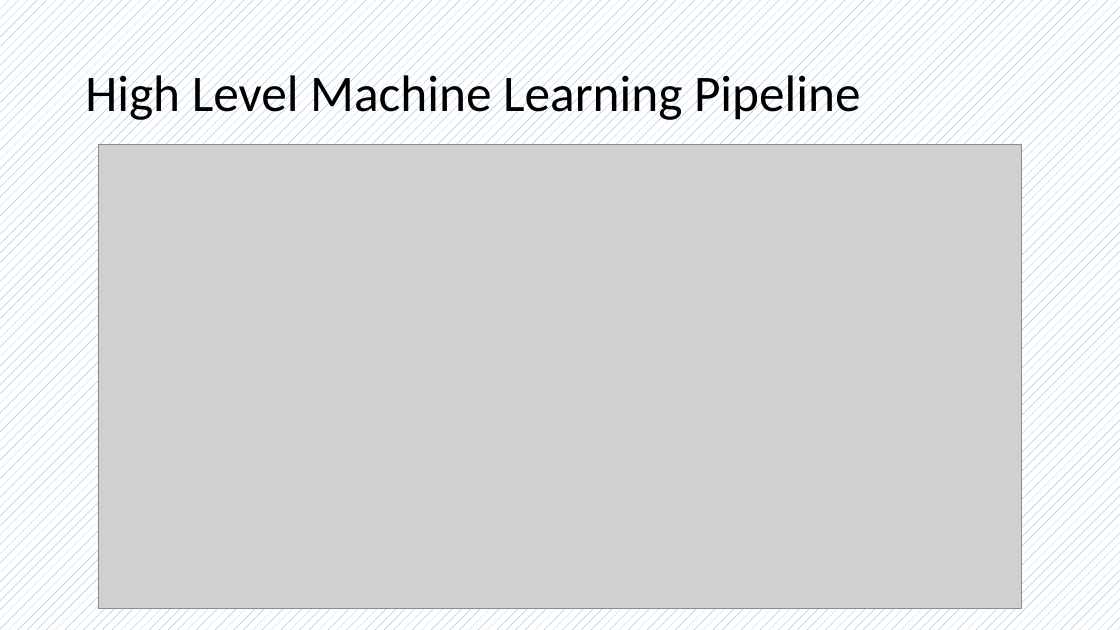
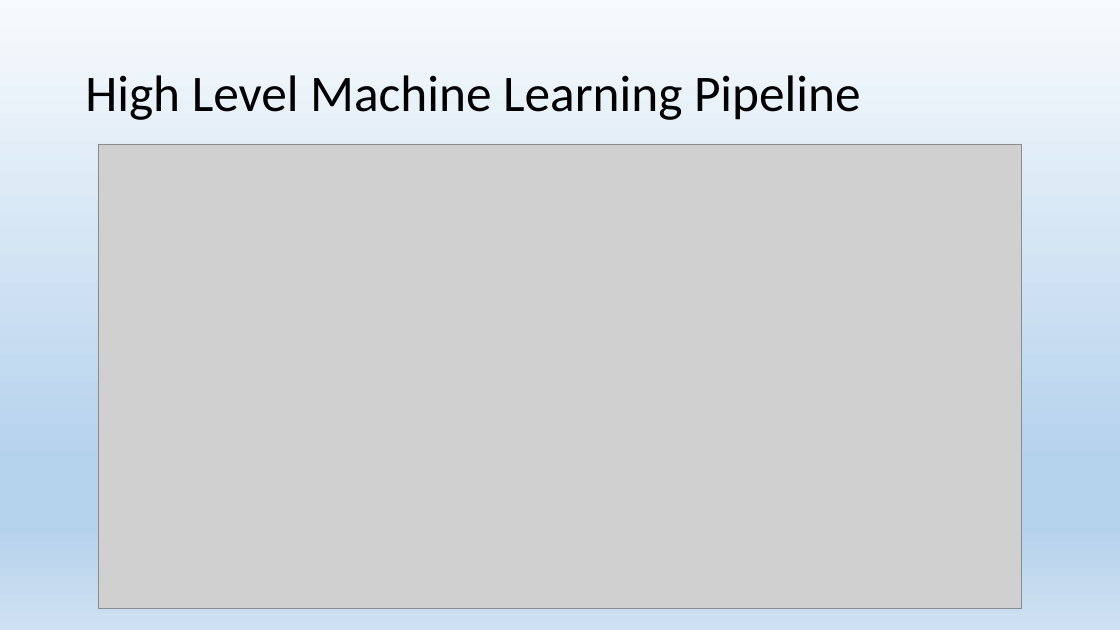
Before and after one commit to alishibli97/peca, a slide deck: slide 11 of slides.pptx (slide 8 before the commit). Drawn at 1120x630 pixels with LibreOffice and Linux fonts; fonts in the diff are those of the drawing; grey boxes stand for pictures. Boxes give left, top, right and bottom in pixels: in the first picture for what was removed or moved away, otherwise in the second. Text is boxed around its words. In the diff, an @@ line names an element or a change of style, - is before the commit and + after.

```diff
--- a/slides.pptx
+++ b/slides.pptx
@@ background pattern #5B9BD5 on #FFFFFF to gradient #F7FAFD to #B5D2EC to #CEE1F2 @@
```
Also in this commit, not shown: 5 other slides changed, 24 slides added, 6 slides removed.
